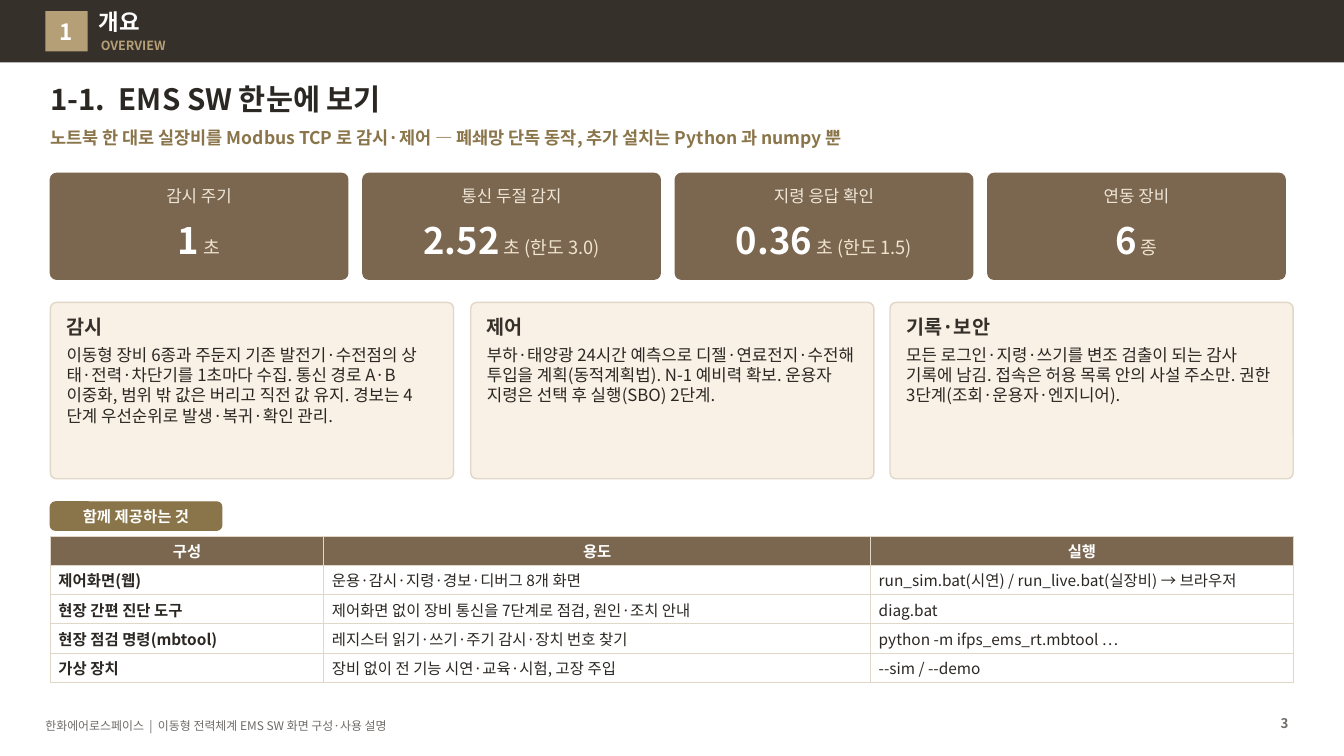
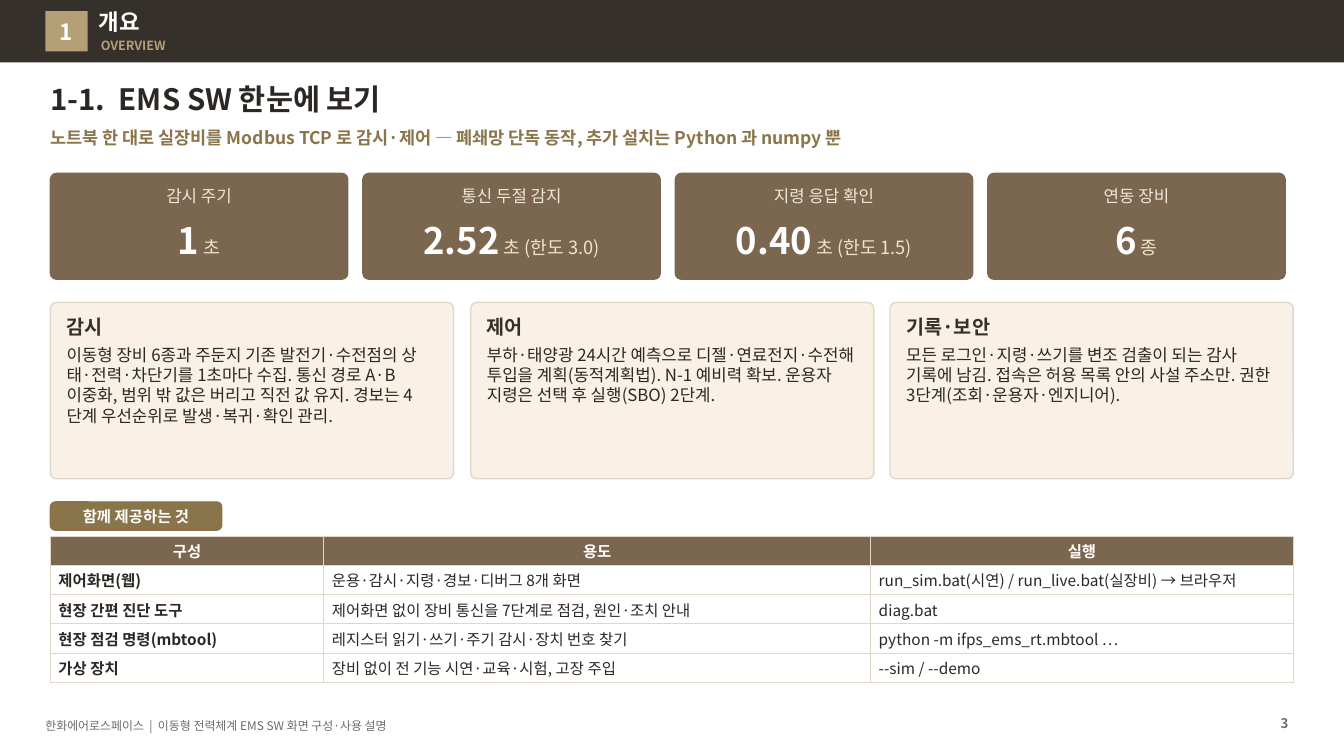
Before and after one commit to byunjd112-hue/headroom, a slide deck: slide 3 of mobile_ems/docs/out/IFPS_EMS_SW_화면구성_사용설명_보고자료_Rev29.pptx. Drawn at 1344x756 pixels with LibreOffice and Linux fonts; fonts in the diff are those of the drawing. Boxes give left, top, right and bottom in pixels: in the first picture for what was removed or moved away, otherwise in the second. Text is boxed around its words. In the diff, an @@ line names an element or a change of style, - is before the commit and + after.

```diff
--- a/mobile_ems/docs/out/IFPS_EMS_SW_화면구성_사용설명_보고자료_Rev29.pptx
+++ b/mobile_ems/docs/out/IFPS_EMS_SW_화면구성_사용설명_보고자료_Rev29.pptx
@@ text at (736, 226, 912, 258): text changed @@
-0.36 초 (한도 1.5)
+0.40 초 (한도 1.5)
```
Also in this commit, not shown: 4 other slides changed, 47 other files.
